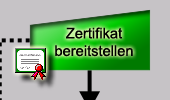
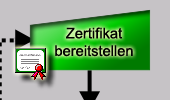
Two versions of the same layered image (170x100). Layer-by-layer changes:
added layer "Ebene 4" above "Objekt 1" over [14, 29, 31, 48]
